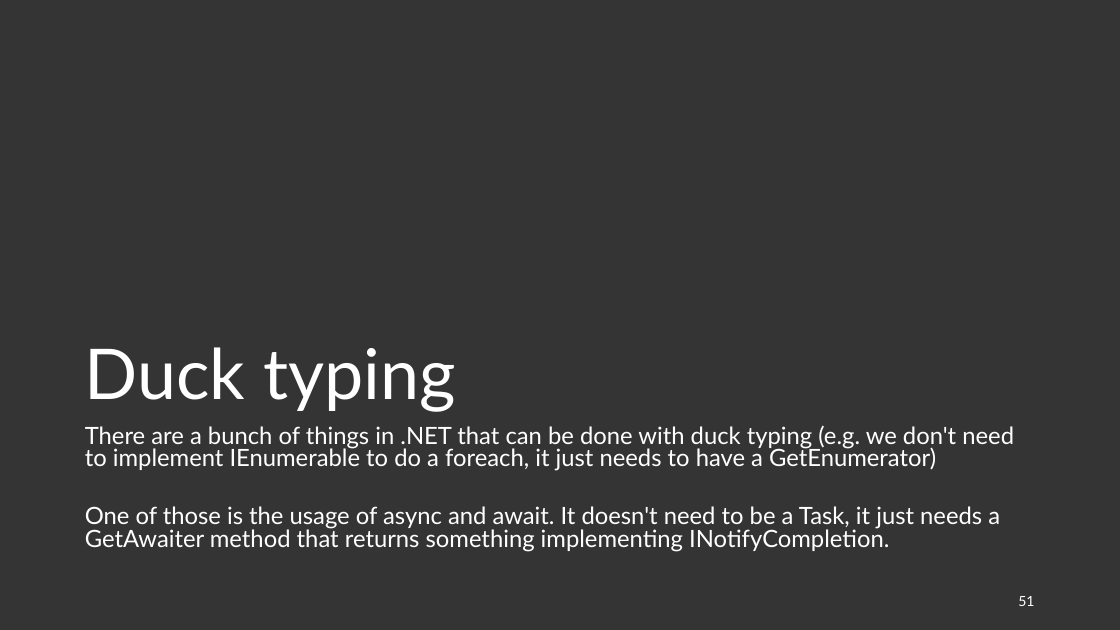
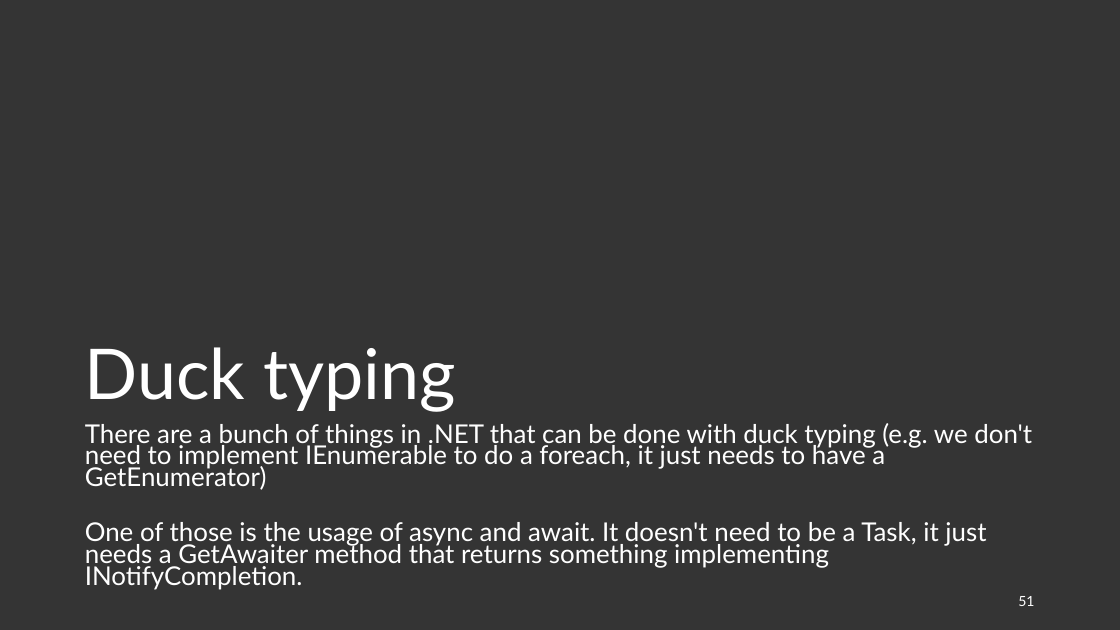
Before and after one commit to joaofbantunes/AsyncAllTheThings, a slide deck: slide 51 of presentation/async-all-the-things.pptx. Drawn at 1120x630 pixels with LibreOffice and Linux fonts; fonts in the diff are those of the drawing. Boxes give left, top, right and bottom in pixels: in the first picture for what was removed or moved away, otherwise in the second. Text is boxed around its words. In the diff, an @@ line names an element or a change of style, - is before the commit and + after.

```diff
--- a/presentation/async-all-the-things.pptx
+++ b/presentation/async-all-the-things.pptx
@@ text "There are a bunch of ..." at [85,423,1032,568]: size 20.4 to 22.2 pt; line spacing 0.8 to 0.7 @@
```
Also in this commit, not shown: 3 other slides changed, 4 other files.
